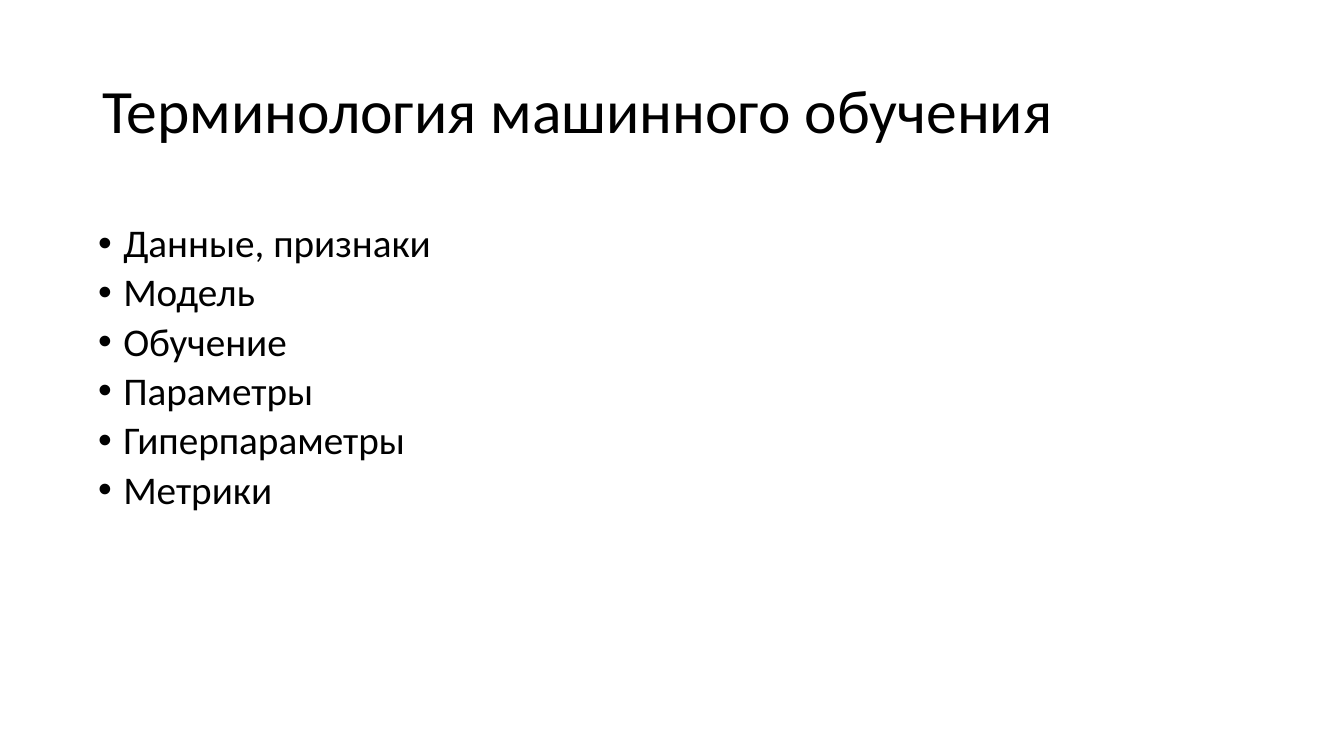
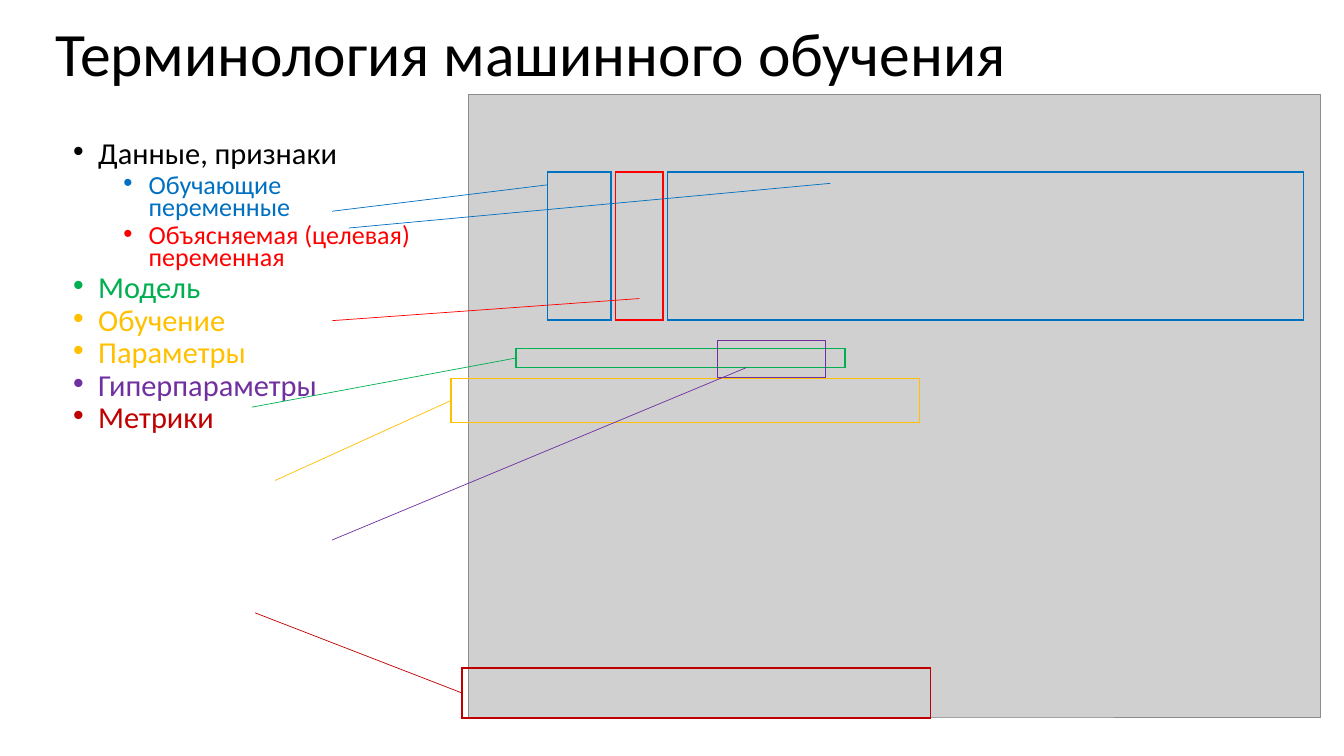
Before and after one commit to CyberLympha/Data-Science-Course, a slide deck: slide 4 of презентации/Задача регрессии.ppt. Drawn at 1344x756 pixels with LibreOffice and Linux fonts; fonts in the diff are those of the drawing; grey boxes stand for pictures. Boxes give left, top, right and bottom in pixels: in the first picture for what was removed or moved away, otherwise in the second. Text is boxed around its words. In the diff, an @@ line names an element or a change of style, - is before the commit and + after.

```diff
--- a/презентации/Задача регрессии.ppt
+++ b/презентации/Задача регрессии.ppt
@@ title "Терминология машинного обучения": place and size @@
-title "Терминология машинного обучения" at [102, 91, 1053, 143]
+title "Терминология машинного обучения" at [56, 34, 1006, 86]
@@ picture added at [468, 95, 1321, 717] @@
@@ text "Данные, признаки": place and size @@
-text "Данные, признаки" at [123, 232, 431, 511]
+text "Данные, признаки" at [98, 144, 410, 433]
@@ text at [98, 144, 337, 433]: size 28 to 21.7 pt in "Данные, признаки", "Модель", "Обучение", "Параметры" and 2 more places; text colour #000000 to #00B050 in "Модель"; text colour #000000 to #FFC000 in "Обучение", "Параметры"; text colour #000000 to #7030A0 in "Гиперпараметры"; text colour #000000 to #C00000 in "Метрики"; line spacing 0.9 to 0.7; bullet colour #000000 to #00B050; bullet colour #000000 to #FFC000; bullet colour #000000 to #7030A0; bullet colour #000000 to #C00000 @@
@@ text at [149, 176, 410, 271]: paragraphs added @@
+    • Обучающие переменные
+    • Объясняемая (целевая) переменная
@@ rectangle added at [547, 172, 611, 320], outline #0070C0 0.99 pt @@
@@ rectangle added at [616, 172, 663, 320], outline #FF0000 0.99 pt @@
@@ rectangle added at [668, 172, 1304, 320], outline #0070C0 0.99 pt @@
@@ line added from (332, 212) to (547, 184), #0070C0 0.51 pt @@
@@ line added from (349, 228) to (830, 183), #0070C0 0.51 pt @@
@@ line added from (332, 320) to (639, 298), #FF0000 0.51 pt @@
@@ line added from (252, 407) to (516, 358), #00B050 0.51 pt @@
@@ rectangle added at [516, 349, 845, 368], outline #00B050 0.99 pt @@
@@ rectangle added at [717, 341, 825, 377], outline #7030A0 0.99 pt @@
@@ line added from (332, 540) to (746, 368), #7030A0 0.51 pt @@
@@ rectangle added at [450, 379, 919, 423], outline #FFC000 0.99 pt @@
@@ line added from (275, 481) to (450, 400), #FFC000 0.51 pt @@
@@ line added from (255, 613) to (462, 693), #C00000 0.51 pt @@
@@ rectangle added at [462, 668, 931, 718], outline #C00000 0.99 pt @@
```
Also in this commit, not shown: 8 other slides changed, 6 slides added, 6 slides removed.
